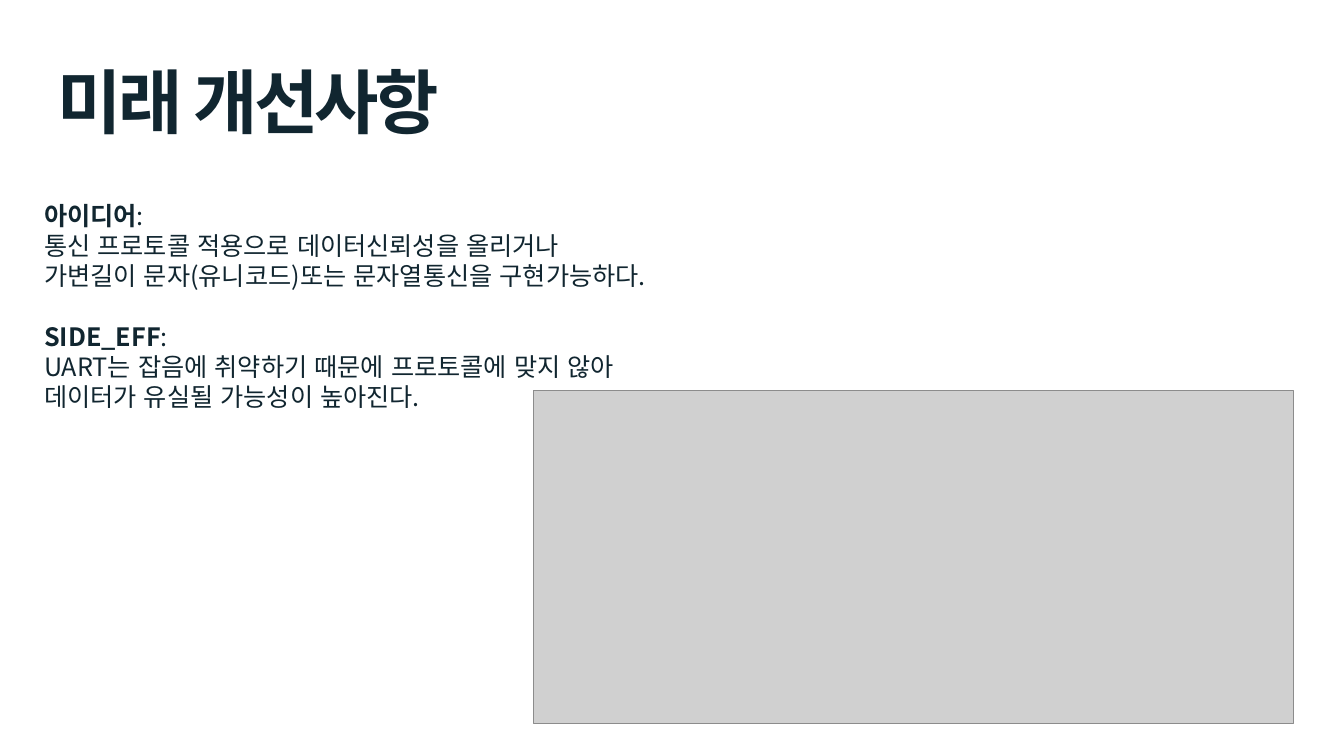
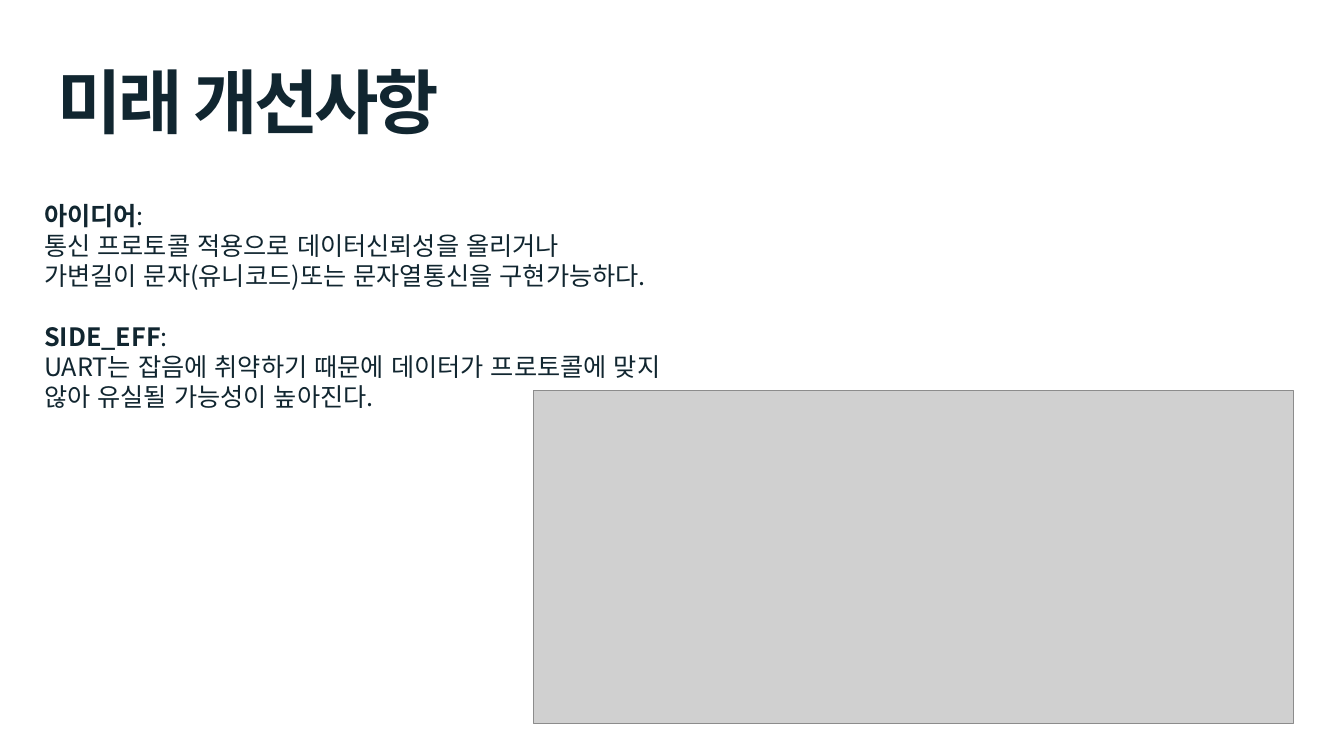
Before and after one commit to cong2738/FPGA_Harman, a slide deck: slide 28 of UART발표_박호윤.pptx. Drawn at 1344x756 pixels with LibreOffice and Linux fonts; fonts in the diff are those of the drawing; grey boxes stand for pictures. Boxes give left, top, right and bottom in pixels: in the first picture for what was removed or moved away, otherwise in the second. Text is boxed around its words. In the diff, an @@ line names an element or a change of style, - is before the commit and + after.

```diff
--- a/UART발표_박호윤.pptx
+++ b/UART발표_박호윤.pptx
@@ text at bbox=[44, 355, 660, 408]: text changed @@
-UART는 잡음에 취약하기 때문에 프로토콜에 맞지 않아
-데이터가 유실될 가능성이 높아진다.
+UART는 잡음에 취약하기 때문에 데이터가 프로토콜에 맞지
+않아 유실될 가능성이 높아진다.
```
Also in this commit, not shown: 1 other file.
